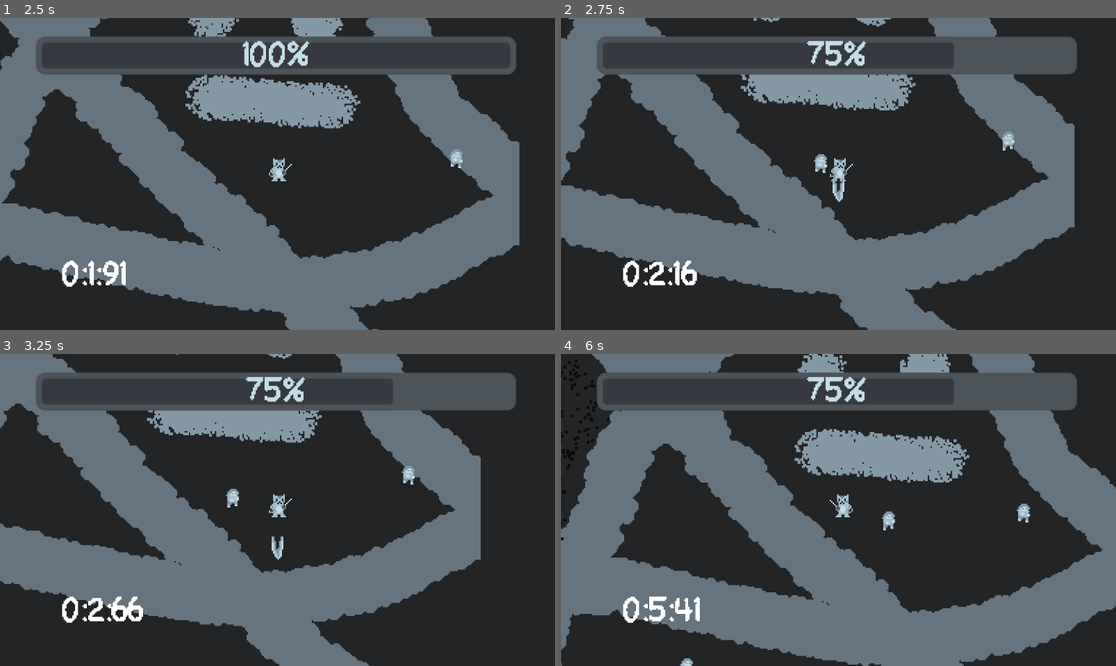
Above: before the commit, frames 1-4 (two rows, left to right).
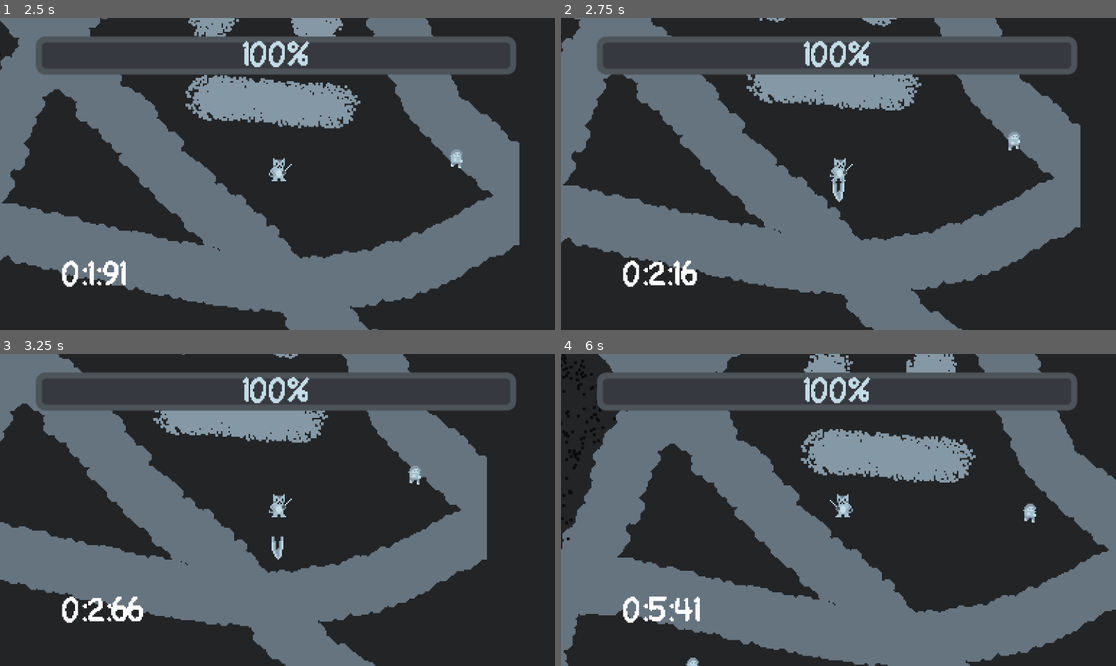
Above: after the commit, the same moments.

Repository: The-Briel-Deal/kibble-survivors
Game: Godot game, scene res://main_menu.tscn
Same seed, same stepped clock (60 frames per second), same inputs: the game is played once before the commit and once after it.
Inputs:
- Up to frame 1 (2.5 s): click "Start" at 0.5 s; hold Right (Move Right) 1.28-2.03 s; hold Down (Move Down) from 2.03 s (still down)
- Up to frame 2 (2.75 s): keep holding Down (Move Down)
- Up to frame 3 (3.25 s): release Down (Move Down) at 2.78 s; hold Right (Move Right) from 2.78 s (still down)
- Up to frame 4 (6 s): release Right (Move Right) at 3.53 s; hold Up (Move Up) 3.53-4.28 s; hold Left (Move Left) 4.28-5.78 s; hold Down (Move Down) from 5.78 s (still down)

Frame 1 is identical in both runs. In frame 2, 7.2% of the frame differs, in the area x 0-94%, y 0-100%; in frame 3, 6.9%; in frame 4, 9.1%, in the area x 0-100%, y 0-100%.

Commit message:
finished online scoreboard

Diff:
--- a/Label.gd
+++ b/Label.gd
@@ -1,12 +1,11 @@
 extends Label
 
 
-var time_passed: float = 0
 func _ready():
 	pass # Replace with function body.
 
 
 # Called every frame. 'delta' is the elapsed time since the previous frame.
 func _process(delta):
-	time_passed += delta
-	text = "%s:%s:%s" % [int(round(time_passed))/60, int(floor(time_passed)) % 60, int(floor(fmod(time_passed, 1.0)*100))]
+	get_node("/root/Global").local_top_score += delta
+	text = "%s:%s:%s" % [int(round(get_node("/root/Global").local_top_score))/60, int(floor(get_node("/root/Global").local_top_score)) % 60, int(floor(fmod(get_node("/root/Global").local_top_score, 1.0)*100))]
--- /dev/null
+++ b/global.gd
@@ -0,0 +1,6 @@
+extends Node
+
+var local_top_score: float
+
+func _ready():
+	local_top_score = 0
--- a/main.gd
+++ b/main.gd
@@ -16,8 +16,8 @@
 	if timer >= time_to_spawn:
 		timer -= time_to_spawn
 		time_to_spawn /= 1.002
-		print(time_to_spawn)
 		var enemy_instance: CharacterBody2D = enemy.instantiate()
 		enemy_instance.position.x = randi_range(-250, 250)
 		enemy_instance.position.y = randi_range(-250, 250)
-		add_child(enemy_instance)
+		if enemy_instance.position.distance_to($Player.position) > 100:
+			add_child(enemy_instance)
--- a/player.gd
+++ b/player.gd
@@ -80,4 +80,4 @@
 		youch_stream_player.play()
 
 func die():
-	get_tree().change_scene_to_file("res://main_menu.tscn")
+	get_tree().change_scene_to_file("res://score_board.tscn")
--- a/project.godot
+++ b/project.godot
@@ -18,6 +18,7 @@
 [autoload]
 
 Music="*res://music.tscn"
+Global="*res://global.gd"
 
 [input]
 
--- a/score_board.gd
+++ b/score_board.gd
@@ -1,9 +1,30 @@
 extends CanvasLayer
 
 func _ready():
+	print(get_node("/root/Global").local_top_score)
 	RenderingServer.set_default_clear_color(Color("222426"))
-	$HTTPRequest.request("https://aqnudvdkeendtezupjpz.supabase.co/rest/v1/high-scores?select=*", ["apikey: eyJhbGciOiJIUzI1NiIsInR5cCI6IkpXVCJ9.eyJpc3MiOiJzdXBhYmFzZSIsInJlZiI6ImFxbnVkdmRrZWVuZHRlenVwanB6Iiwicm9sZSI6ImFub24iLCJpYXQiOjE2NzkzNDU4MTIsImV4cCI6MTk5NDkyMTgxMn0.I9Su9EDEicuACbQLZf2SfKo9gYGuJKXTeRsMe7g5nvA", "Authorization: Bearer eyJhbGciOiJIUzI1NiIsInR5cCI6IkpXVCJ9.eyJpc3MiOiJzdXBhYmFzZSIsInJlZiI6ImFxbnVkdmRrZWVuZHRlenVwanB6Iiwicm9sZSI6ImFub24iLCJpYXQiOjE2NzkzNDU4MTIsImV4cCI6MTk5NDkyMTgxMn0.I9Su9EDEicuACbQLZf2SfKo9gYGuJKXTeRsMe7g5nvA"])
+	get_scores()
+	$Label2.text = "Submit your score of: %s" % get_node("/root/Global").local_top_score
 
 
 func _on_http_request_request_completed(result, response_code, headers, body):
-	print(JSON.parse_string(body.get_string_from_utf8()))
+	var scoreboard: String = ""
+	for score in JSON.parse_string(body.get_string_from_utf8()):
+		scoreboard += "%s - %s\n" % [score.name, score.score]
+	$RichTextLabel.text = scoreboard
+
+func get_scores():
+	$HTTPRequestGet.request("https://aqnudvdkeendtezupjpz.supabase.co/rest/v1/high-scores?select=*", ["apikey: eyJhbGciOiJIUzI1NiIsInR5cCI6IkpXVCJ9.eyJpc3MiOiJzdXBhYmFzZSIsInJlZiI6ImFxbnVkdmRrZWVuZHRlenVwanB6Iiwicm9sZSI6ImFub24iLCJpYXQiOjE2NzkzNDU4MTIsImV4cCI6MTk5NDkyMTgxMn0.I9Su9EDEicuACbQLZf2SfKo9gYGuJKXTeRsMe7g5nvA", "Authorization: Bearer eyJhbGciOiJIUzI1NiIsInR5cCI6IkpXVCJ9.eyJpc3MiOiJzdXBhYmFzZSIsInJlZiI6ImFxbnVkdmRrZWVuZHRlenVwanB6Iiwicm9sZSI6ImFub24iLCJpYXQiOjE2NzkzNDU4MTIsImV4cCI6MTk5NDkyMTgxMn0.I9Su9EDEicuACbQLZf2SfKo9gYGuJKXTeRsMe7g5nvA"])
+
+func submit_new_score(name: String, score: float):
+	$HTTPRequestPost.request("https://aqnudvdkeendtezupjpz.supabase.co/rest/v1/high-scores", ["apikey: eyJhbGciOiJIUzI1NiIsInR5cCI6IkpXVCJ9.eyJpc3MiOiJzdXBhYmFzZSIsInJlZiI6ImFxbnVkdmRrZWVuZHRlenVwanB6Iiwicm9sZSI6ImFub24iLCJpYXQiOjE2NzkzNDU4MTIsImV4cCI6MTk5NDkyMTgxMn0.I9Su9EDEicuACbQLZf2SfKo9gYGuJKXTeRsMe7g5nvA", "Authorization: Bearer eyJhbGciOiJIUzI1NiIsInR5cCI6IkpXVCJ9.eyJpc3MiOiJzdXBhYmFzZSIsInJlZiI6ImFxbnVkdmRrZWVuZHRlenVwanB6Iiwicm9sZSI6ImFub24iLCJpYXQiOjE2NzkzNDU4MTIsImV4cCI6MTk5NDkyMTgxMn0.I9Su9EDEicuACbQLZf2SfKo9gYGuJKXTeRsMe7g5nvA", "Content-Type: application/json", "Prefer: return=minimal"], HTTPClient.METHOD_POST, '{ "name": "%s", "score": %s }' % [name, score])
+
+
+func _on_http_request_post_request_completed(result, response_code, headers, body):
+	print(body.get_string_from_utf8())
+	get_scores()
+
+
+
+func _on_button_pressed():
+	submit_new_score($TextEdit.text, get_node("/root/Global").local_top_score)
--- a/score_board.tscn
+++ b/score_board.tscn
@@ -60,6 +60,22 @@
 theme = ExtResource("1_ppki6")
 text = "Submit your score of: "
 
-[node name="HTTPRequest" type="HTTPRequest" parent="."]
+[node name="HTTPRequestGet" type="HTTPRequest" parent="."]
 
-[connection signal="request_completed" from="HTTPRequest" to="." method="_on_http_request_request_completed"]
+[node name="HTTPRequestPost" type="HTTPRequest" parent="."]
+
+[node name="Button" type="Button" parent="."]
+anchors_preset = -1
+anchor_left = 0.369
+anchor_top = 0.898
+anchor_right = 0.663
+anchor_bottom = 0.96
+offset_left = -0.0880203
+offset_top = 0.0959601
+offset_right = 0.223946
+offset_bottom = -0.0800247
+text = "Submit"
+
+[connection signal="request_completed" from="HTTPRequestGet" to="." method="_on_http_request_request_completed"]
+[connection signal="request_completed" from="HTTPRequestPost" to="." method="_on_http_request_post_request_completed"]
+[connection signal="pressed" from="Button" to="." method="_on_button_pressed"]
Not shown, changed: Assets/brute_force_loop.mp3.import
